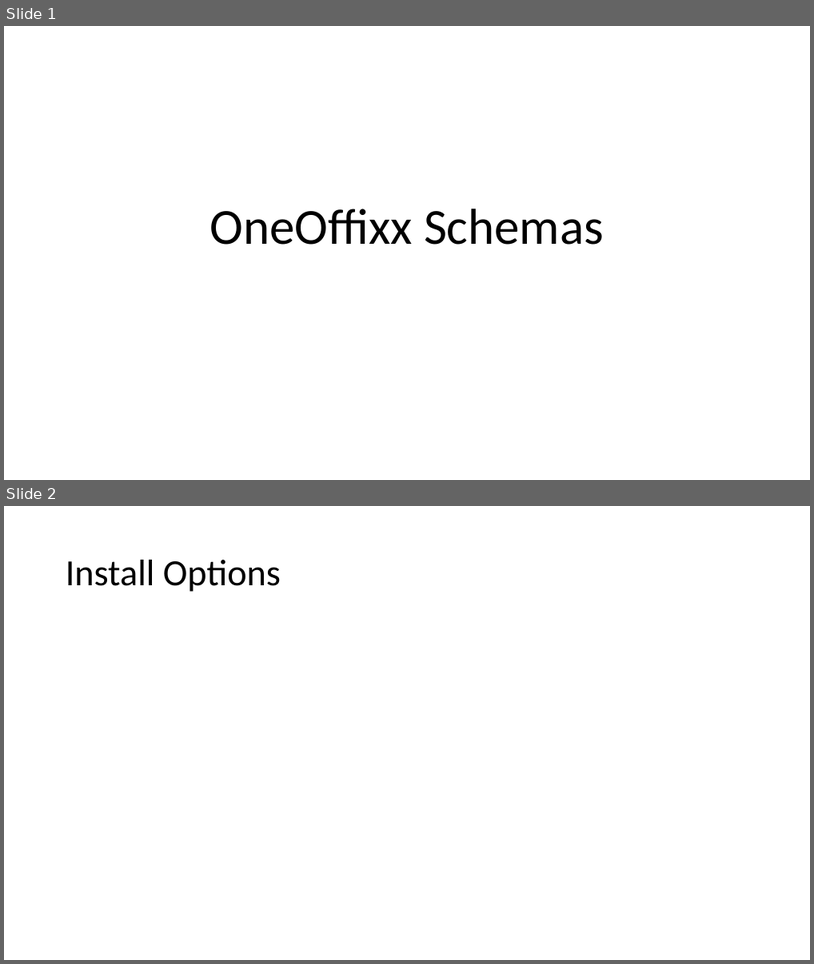
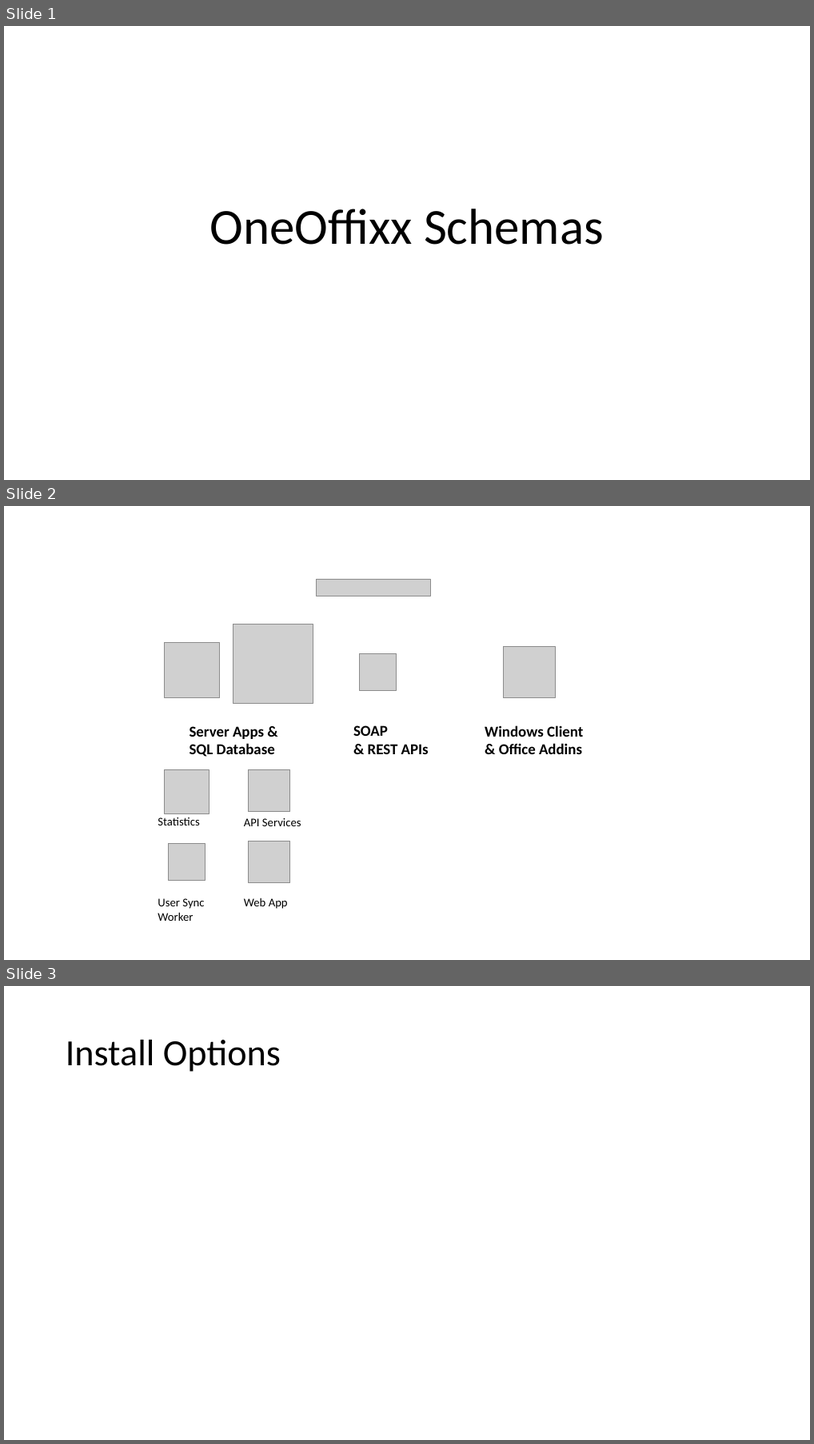
Before and after one commit to primesoft-group/oneoffixx-docs, a slide deck: assets/content-files/Schemas.pptx. Shown one above the other, each under a label of ours: slides 1 and 2 before the commit, slides 1, 2 and 3 after it. The pictures are 814x964 and 814x1444 pixels, drawn with LibreOffice and Linux fonts; fonts in the diff are those of the drawing; grey boxes stand for pictures. Boxes give left, top, right and bottom in pixels: in the first picture for what was removed or moved away, otherwise in the second. Text is boxed around its words. In the diff, an @@ line names an element or a change of style, - is before the commit and + after.

```diff
--- a/assets/content-files/Schemas.pptx
+++ b/assets/content-files/Schemas.pptx
@@ slide 2 added at <box>4,506,810,960</box>, background #FFFFFF @@
@@ picture added at <box>317,579,431,596</box> @@
@@ picture added at <box>234,624,313,704</box> @@
@@ picture added at <box>165,643,220,698</box> @@
@@ picture added at <box>504,646,555,698</box> @@
@@ picture added at <box>360,654,397,691</box> @@
@@ text added at <box>190,726,275,756</box>, 18 pt, text #000000, bold @@
+Server Apps & SQL Database
@@ text added at <box>354,725,429,754</box>, 18 pt, text #000000, bold @@
+SOAP
+& REST APIs
@@ text added at <box>485,725,583,754</box>, 18 pt, text #000000, bold @@
+Windows Client
+& Office Addins
@@ picture added at <box>165,769,209,813</box> @@
@@ picture added at <box>249,769,290,812</box> @@
@@ text added at <box>158,817,199,825</box>, 14 pt, text #000000 @@
+Statistics
@@ text added at <box>244,818,302,826</box>, 14 pt, text #000000 @@
+API Services
@@ picture added at <box>249,840,290,882</box> @@
@@ picture added at <box>169,844,206,880</box> @@
@@ text added at <box>158,898,204,920</box>, 14 pt, text #000000 @@
+User Sync Worker
@@ text added at <box>244,897,288,908</box>, 14 pt, text #000000 @@
+Web App
@@ what was slide 2 is now slide 3 @@
```
Also in this commit, not shown: 2 other files.
